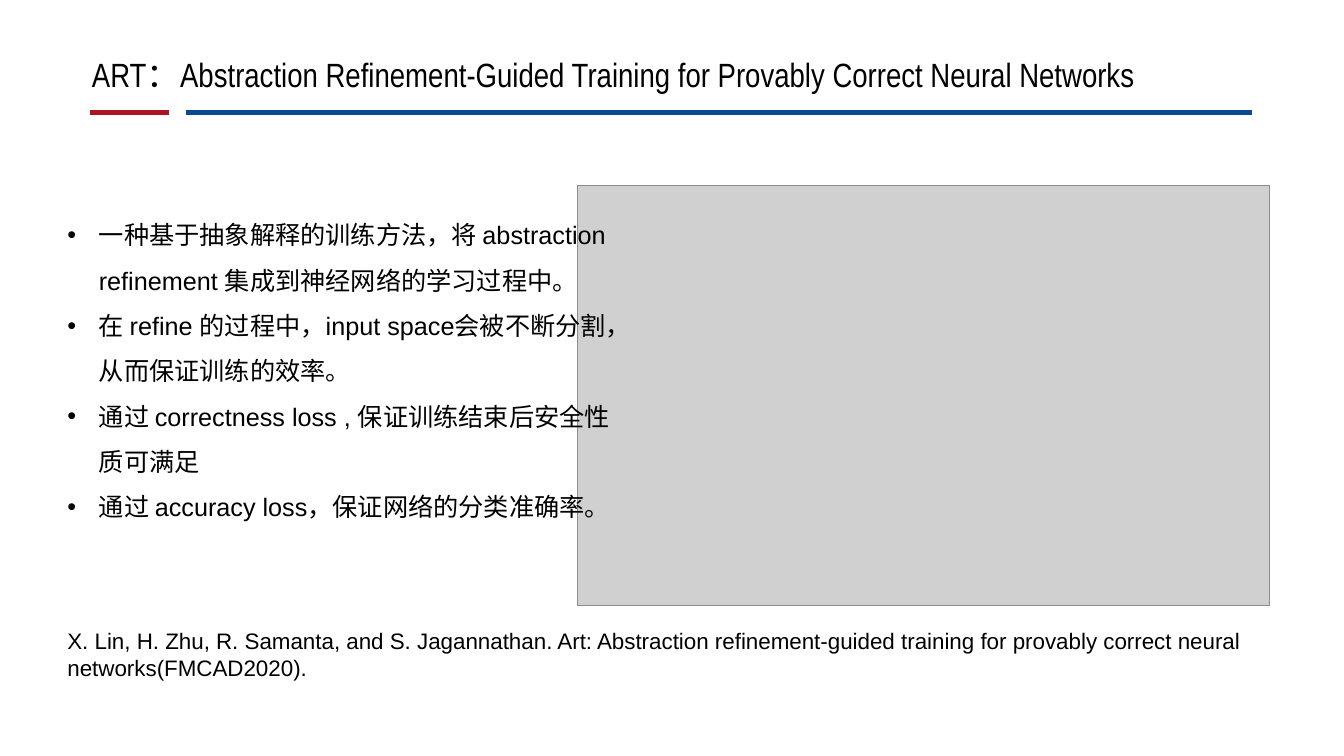
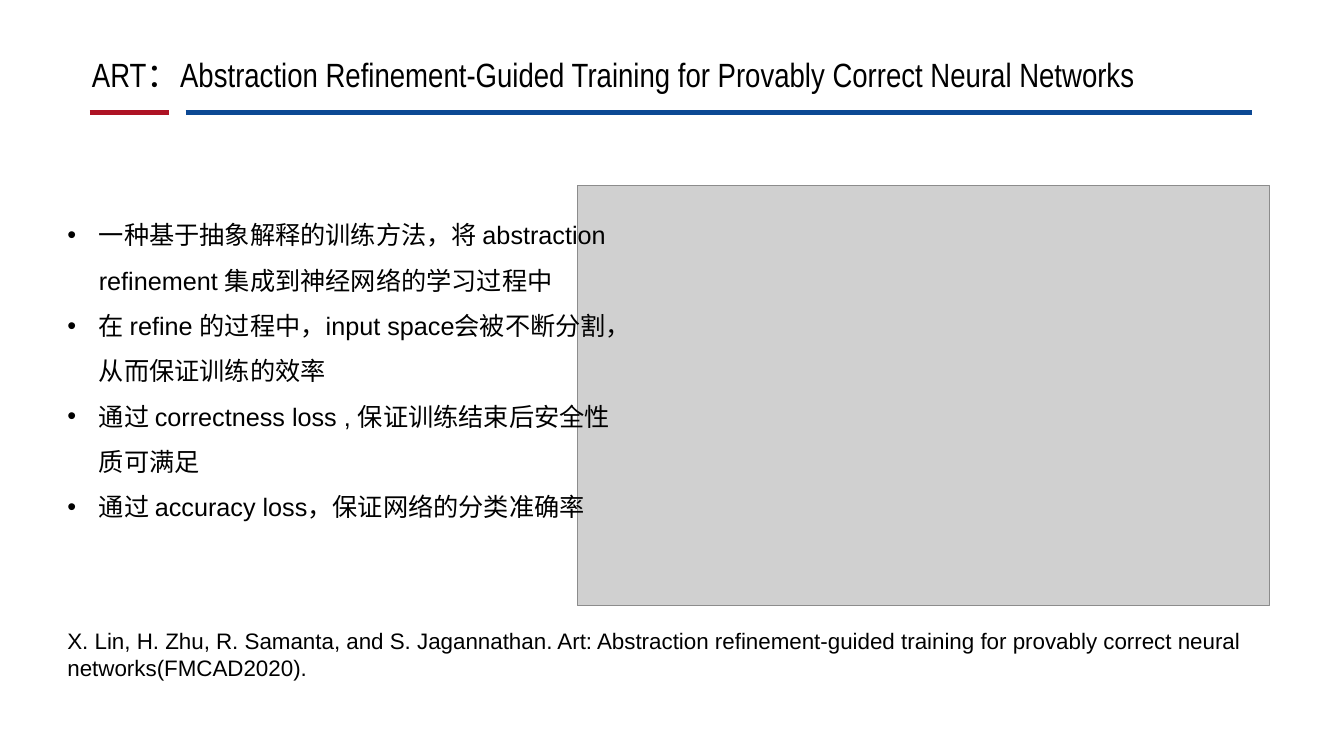
Before and after one commit to CRhapsody/Presentation_Slides, a slide deck: slide 4 of 神经网络修复工作进展.pptx (slide 5 before the commit). Drawn at 1344x756 pixels with LibreOffice and Linux fonts; fonts in the diff are those of the drawing; grey boxes stand for pictures; background and template pictures are left out. Boxes give left, top, right and bottom in pixels: in the first picture for what was removed or moved away, otherwise in the second. Text is boxed around its words. In the diff, an @@ line names an element or a change of style, - is before the commit and + after.

```diff
--- a/神经网络修复工作进展.pptx
+++ b/神经网络修复工作进展.pptx
@@ text at box(99, 222, 631, 382): text changed @@
-• 一种基于抽象解释的训练方法，将 abstraction refinement 集成到神经网络的学习过程中。
-• 在 refine 的过程中，input space会被不断分割，从而保证训练的效率。
+• 一种基于抽象解释的训练方法，将 abstraction refinement 集成到神经网络的学习过程中
+• 在 refine 的过程中，input space会被不断分割，从而保证训练的效率
@@ text at box(99, 495, 585, 522): text changed @@
-• 通过 accuracy loss，保证网络的分类准确率。
+• 通过 accuracy loss，保证网络的分类准确率
```
Also in this commit, not shown: 4 other slides changed, 5 slides added, 6 slides removed, 1 other file.
